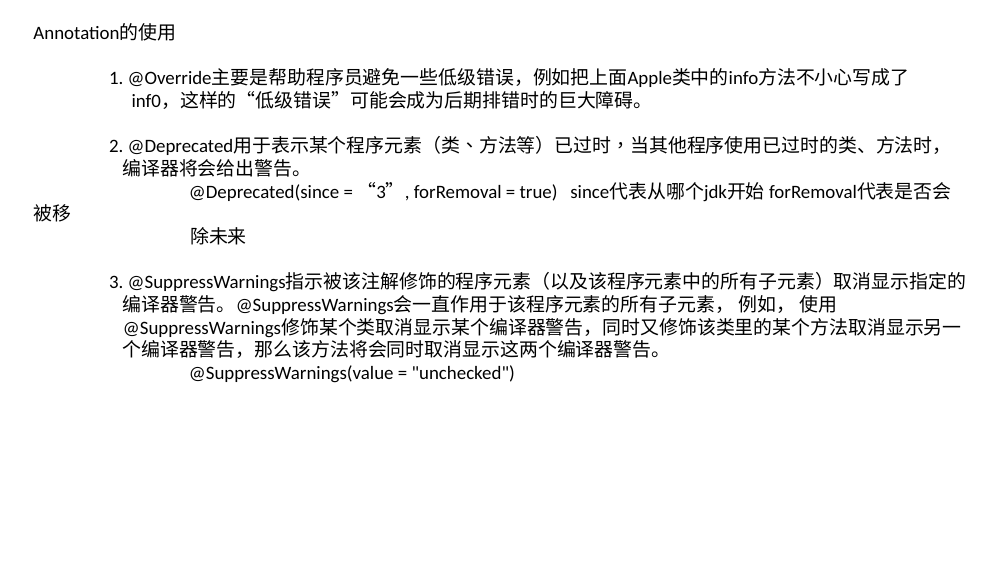
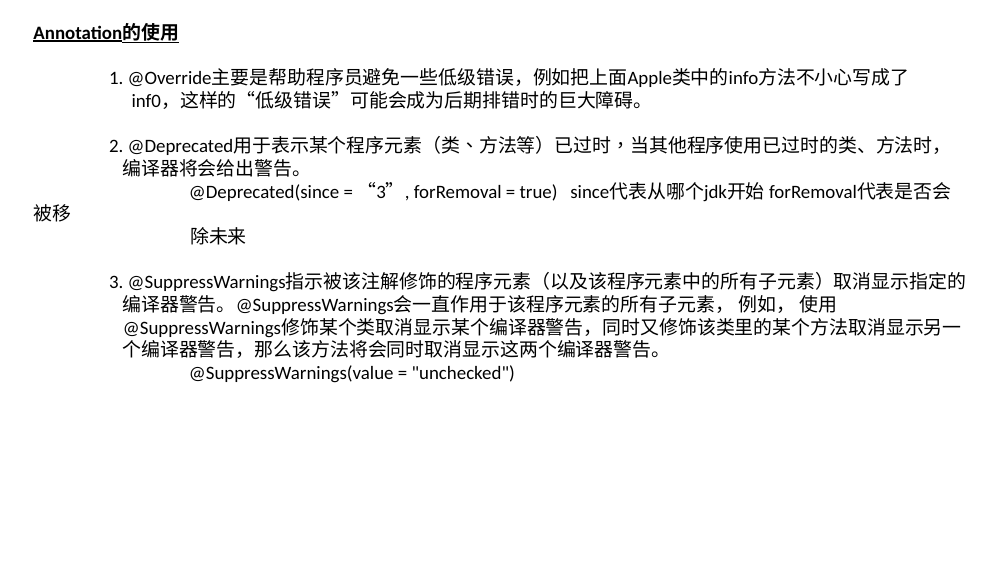
Before and after one commit to luchaojun/ChaojunStudy, a slide deck: slide 3 of JavaStudy/JavaStudyNote/Annotation/Java_Annotation.pptx. Drawn at 1008x567 pixels with LibreOffice and Linux fonts; fonts in the diff are those of the drawing. Boxes give left, top, right and bottom in pixels: in the first picture for what was removed or moved away, otherwise in the second. Text is boxed around its words. In the diff, an @@ line names an element or a change of style, - is before the commit and + after.

```diff
--- a/JavaStudy/JavaStudyNote/Annotation/Java_Annotation.pptx
+++ b/JavaStudy/JavaStudyNote/Annotation/Java_Annotation.pptx
@@ text at (33,23,178,43): bold on, underline on in "Annotation的使用" @@
```
Also in this commit, not shown: 1 other slide changed, 1 slide added.
